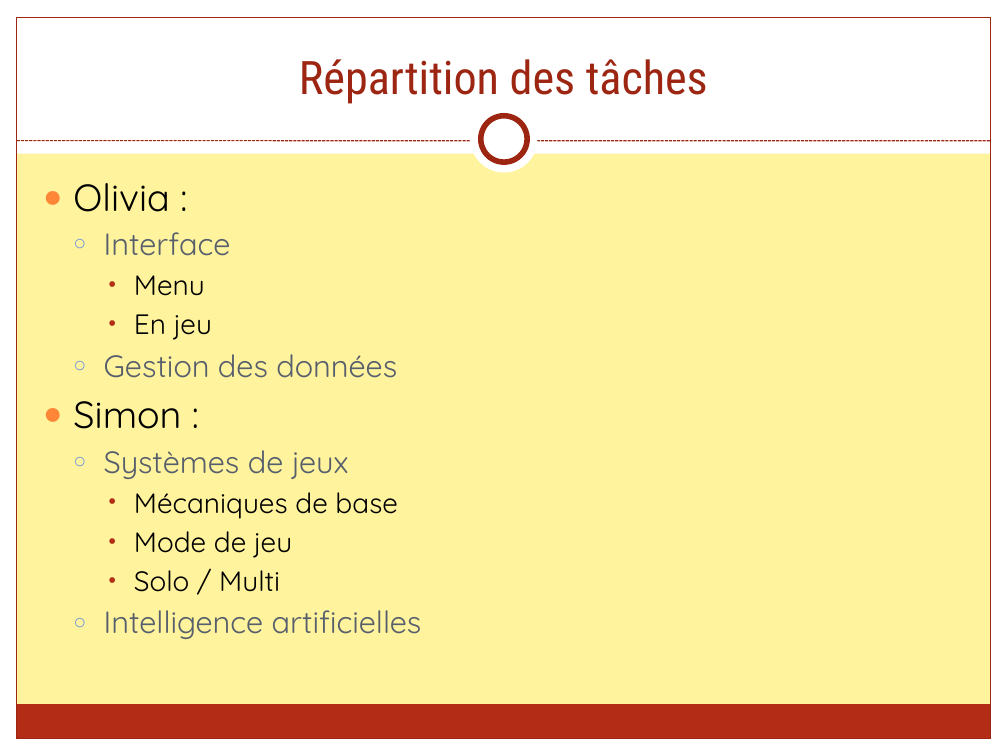
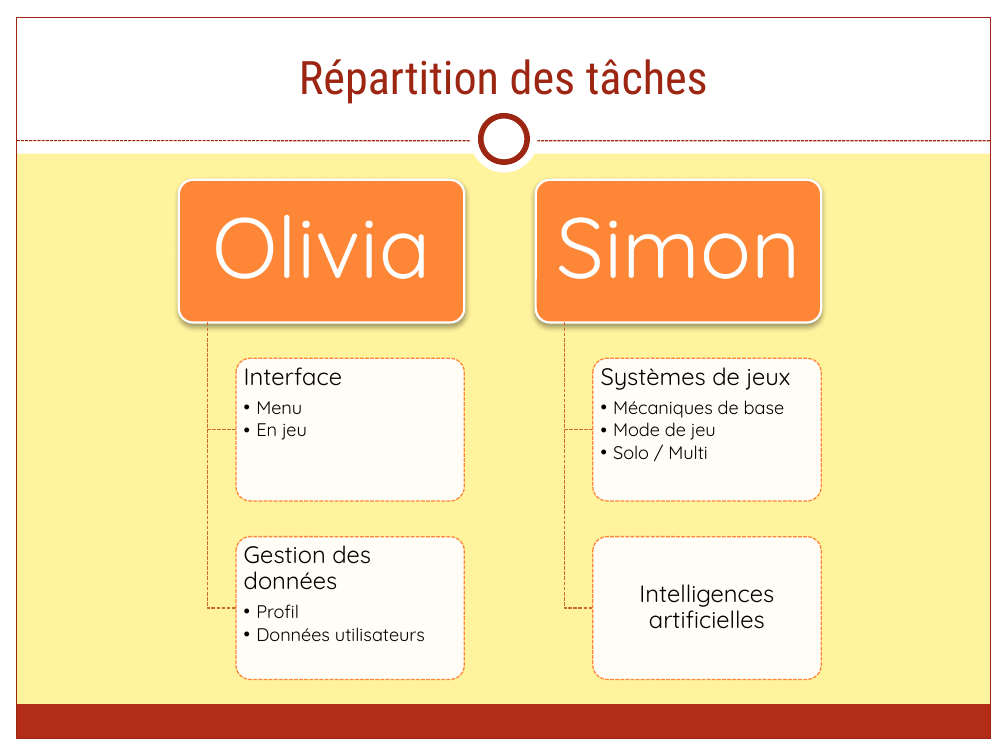
Before and after one commit to FieryWeasel/Picarete, a slide deck: slide 9 of SOURCES/RAPPORTS/Picarete - Presentation.pptx. Drawn at 1008x756 pixels with LibreOffice and Linux fonts; fonts in the diff are those of the drawing. Boxes give left, top, right and bottom in pixels: in the first picture for what was removed or moved away, otherwise in the second. Text is boxed around its words. In the diff, an @@ line names an element or a change of style, - is before the commit and + after.

```diff
--- a/SOURCES/RAPPORTS/Picarete - Presentation.pptx
+++ b/SOURCES/RAPPORTS/Picarete - Presentation.pptx
@@ text removed at box(73, 183, 422, 639) @@
-● Olivia :
-  ○ Interface
-    • Menu
-    • En jeu
-  ○ Gestion des données
-● Simon :
-  ○ Systèmes de jeux
-    • Mécaniques de base
-    • Mode de jeu
-    • Solo / Multi
-  ○ Intelligence artificielles
@@ group added at box(178, 179, 822, 679): 6 rounded rectangles, 6 texts, 4 freeform shapes @@
+Olivia
+Interface
+  •• Menu
+  •• En jeu
+Gestion des données
+  •• Profil
+  •• Données utilisateurs
+Simon
+Systèmes de jeux
+  •• Mécaniques de base
+  •• Mode de jeu
+  •• Solo / Multi
+Intelligences artificielles
```
Also in this commit, not shown: 8 other slides changed, 1 slide added, 1 slide removed, 4 other files.
